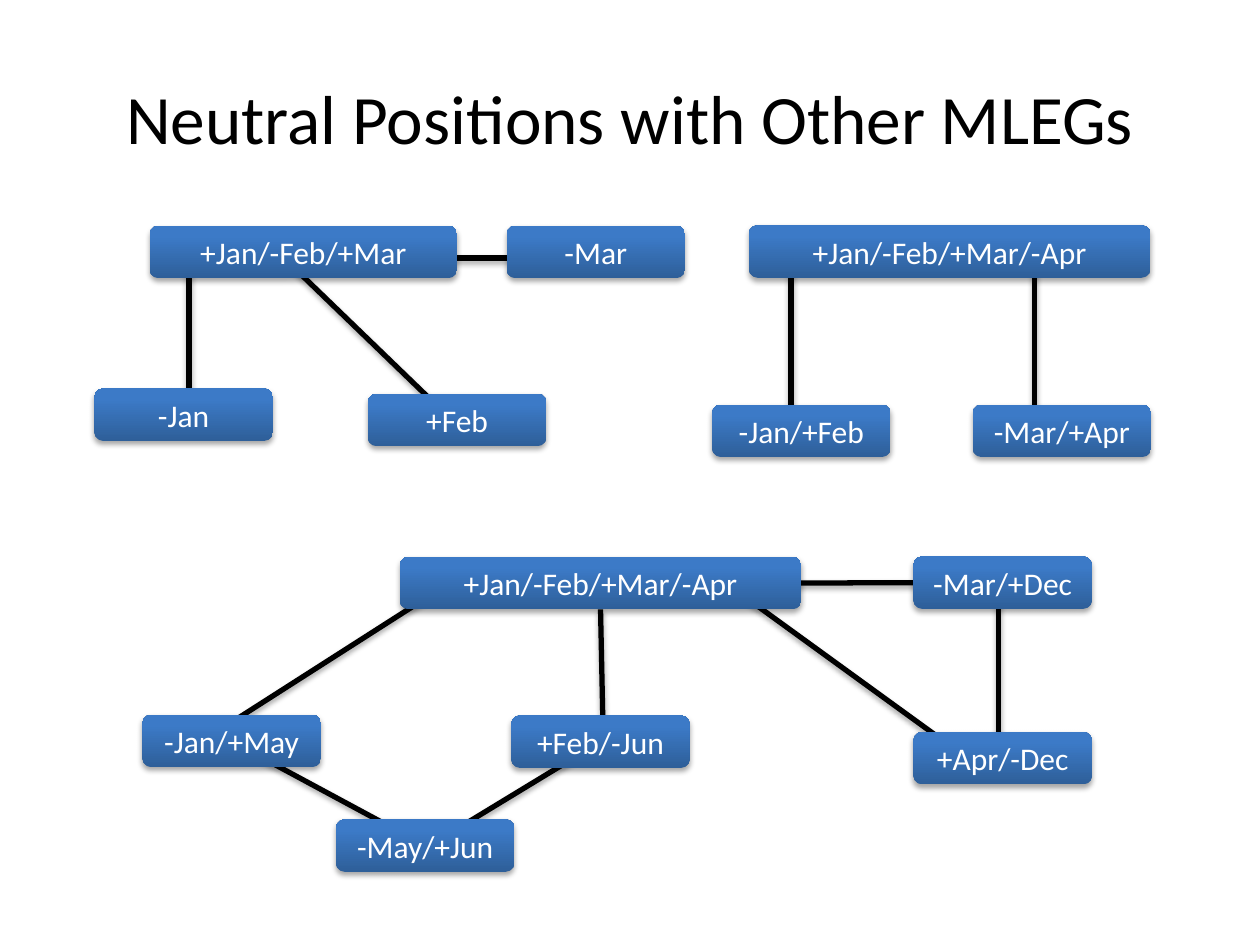
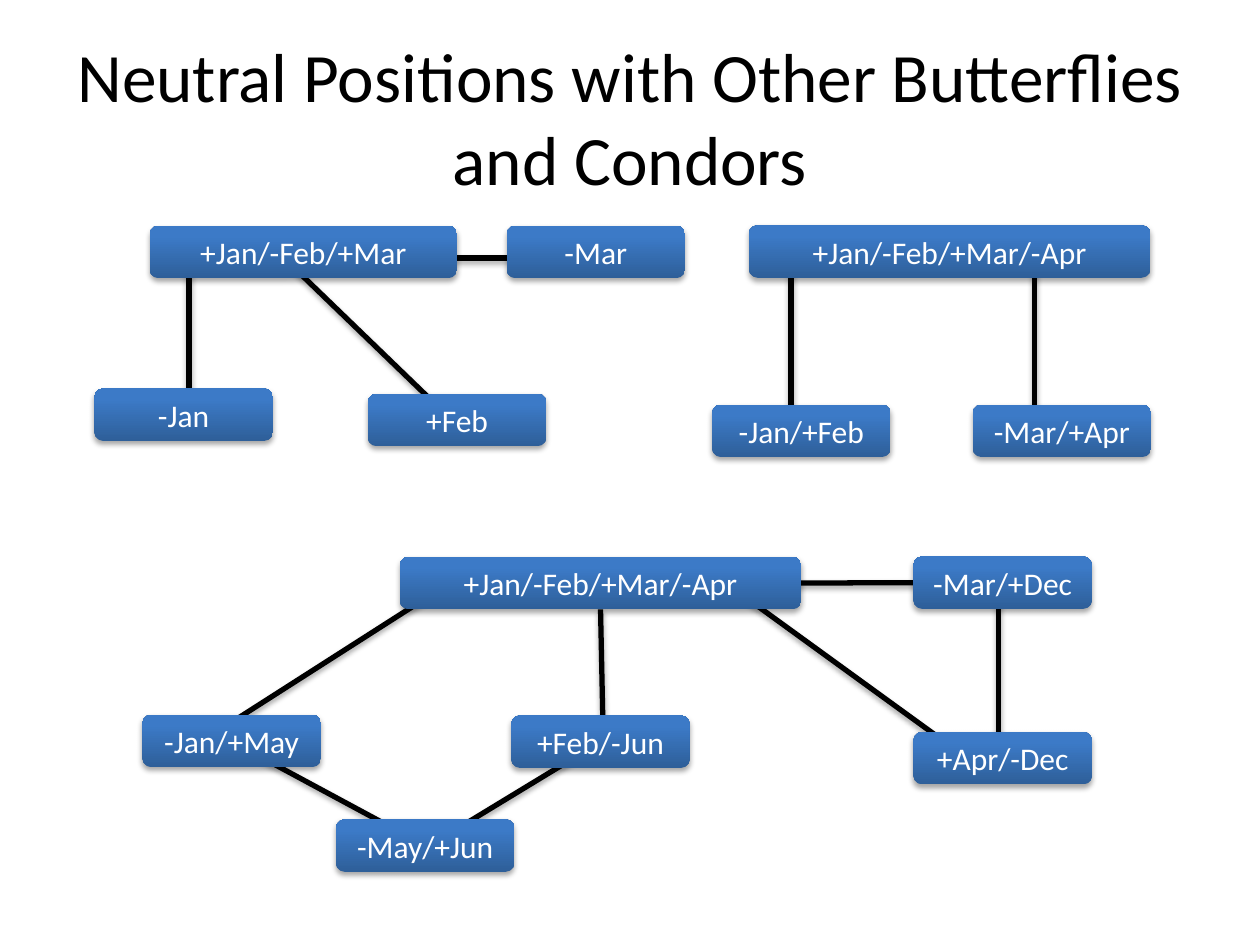
Before and after one commit to benofben/implier, a slide deck: slide 9 of doc/Implier - Arbitrage Examples.pptx (slide 10 before the commit). Drawn at 1260x945 pixels with LibreOffice and Linux fonts; fonts in the diff are those of the drawing. Boxes give left, top, right and bottom in pixels: in the first picture for what was removed or moved away, otherwise in the second. Text is boxed around its words. In the diff, an @@ line names an element or a change of style, - is before the commit and + after.

```diff
--- a/doc/Implier - Arbitrage Examples.pptx
+++ b/doc/Implier - Arbitrage Examples.pptx
@@ title at <box>77,54,1182,186</box>: text changed @@
-Neutral Positions with Other MLEGs
+Neutral Positions with Other Butterflies and Condors
```
Also in this commit, not shown: 2 other slides changed, 1 slide removed.
